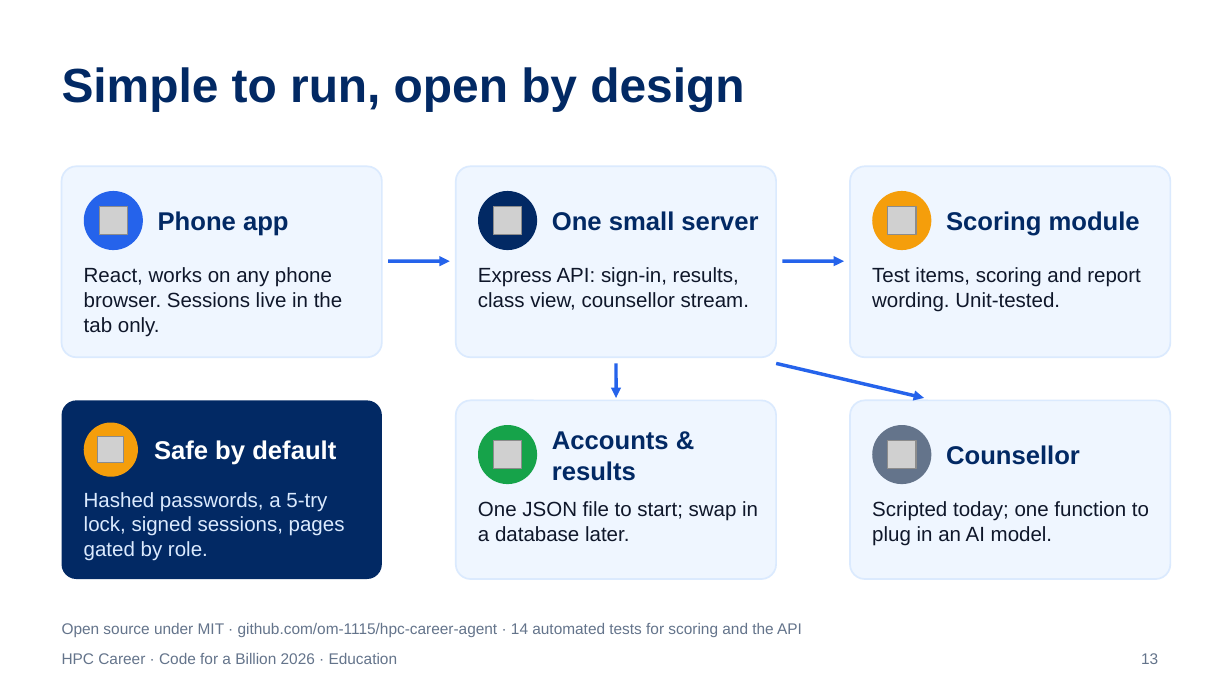
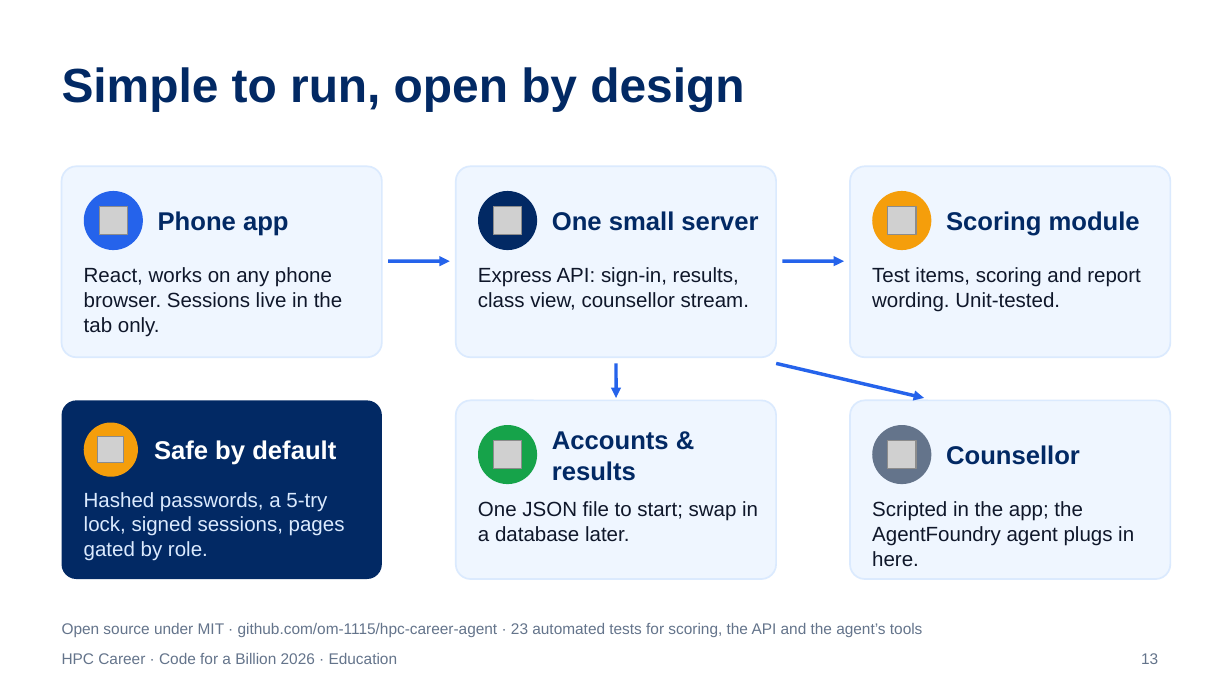
Before and after one commit to om-1115/hpc-career-agent, a slide deck: slide 13 of docs/HPC-Career-Explainer.pptx. Drawn at 1232x693 pixels with LibreOffice and Linux fonts; fonts in the diff are those of the drawing; grey boxes stand for pictures. Boxes give left, top, right and bottom in pixels: in the first picture for what was removed or moved away, otherwise in the second. Text is boxed around its words. In the diff, an @@ line names an element or a change of style, - is before the commit and + after.

Commit message:
Deck and video: the counsellor agent is built and evaluated in AgentFoundry
Roadmap slide and video scene now show the agent as built (10/10 evals),
with connecting it to the app's chat screen and a school pilot as next.
Architecture slide: the test count is now 23, and the agent plugs into
the counsellor. Video re-rendered at 2:58.

```diff
--- a/docs/HPC-Career-Explainer.pptx
+++ b/docs/HPC-Career-Explainer.pptx
@@ text at <box>872,501,1134,567</box>: text changed @@
-Scripted today; one function to plug in an AI model.
+Scripted in the app; the AgentFoundry agent plugs in here.
@@ text at <box>62,623,922,637</box>: text changed @@
-Open source under MIT · github.com/om-1115/hpc-career-agent · 14 automated tests for scoring and the API
+Open source under MIT · github.com/om-1115/hpc-career-agent · 23 automated tests for scoring, the API and the agent’s tools
```
Also in this commit, not shown: 1 other slide changed, 4 other files.
